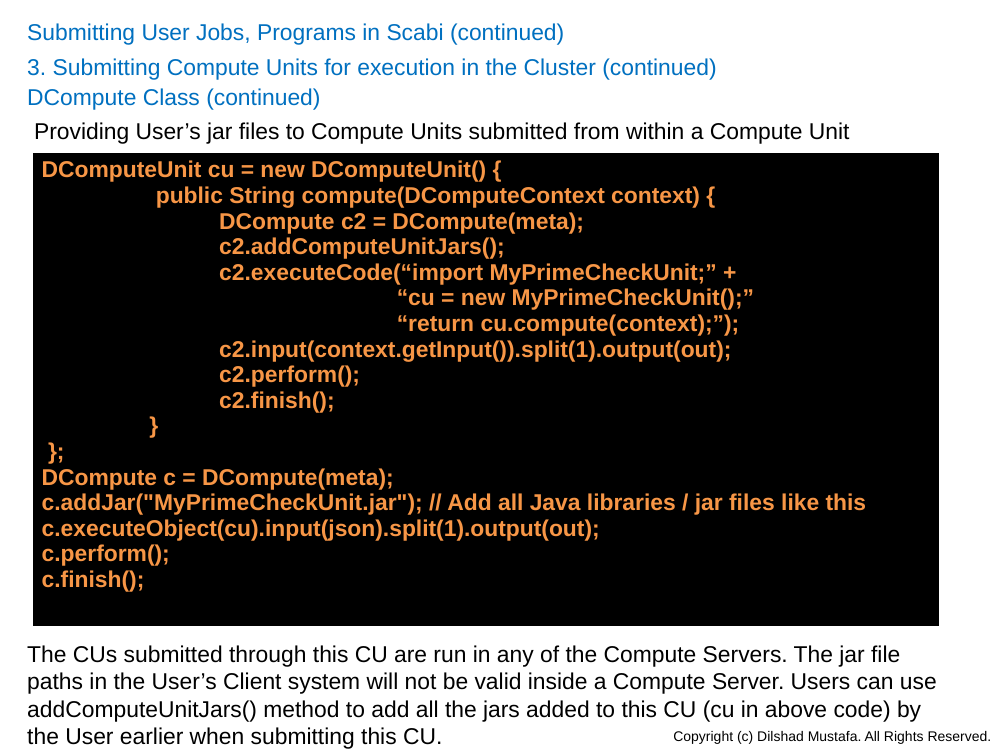
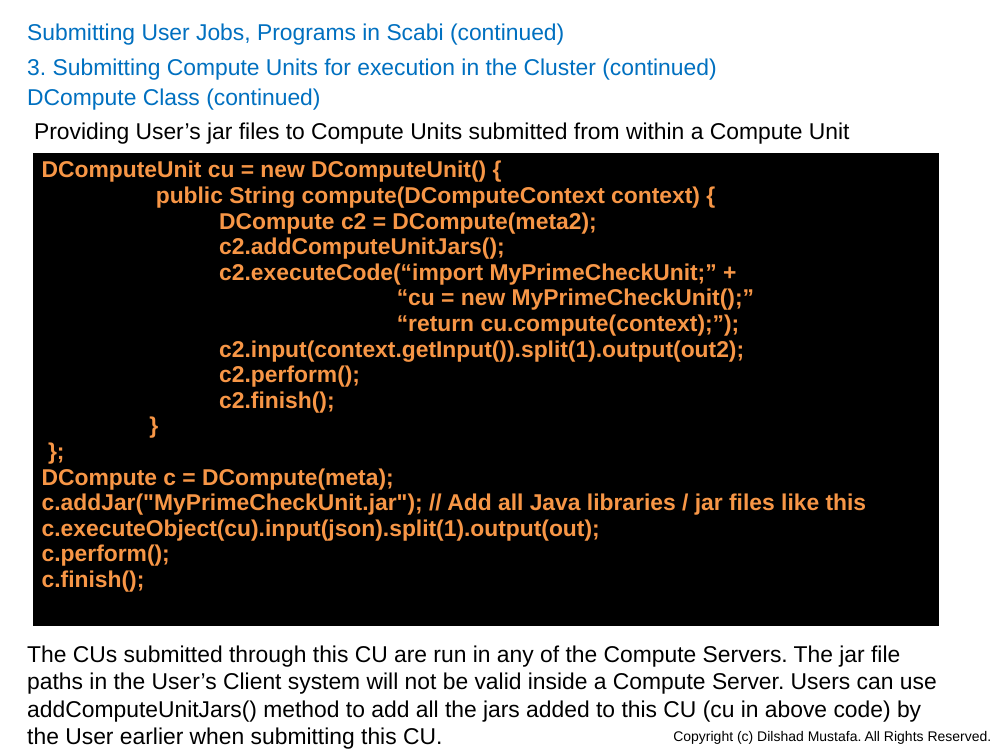
Before and after one commit to dilshadmustafa/scabi, a slide deck: slide 24 of Documentation/Scabi.pptx. Drawn at 1008x756 pixels with LibreOffice and Linux fonts; fonts in the diff are those of the drawing. Boxes give left, top, right and bottom in pixels: in the first picture for what was removed or moved away, otherwise in the second. Text is boxed around its words. In the diff, an @@ line names an element or a change of style, - is before the commit and + after.

```diff
--- a/Documentation/Scabi.pptx
+++ b/Documentation/Scabi.pptx
@@ table at [33, 153, 940, 628] @@
@@ row 1, column 1: "DComputeUnit cu = new DComputeUnit() { / public String compute(DComputeContext context) { / DCompute c2 = DCompute(meta); / c2.addComputeUnitJars(); / c2.executeCode(“import MyPrimeCheckUnit;” + / “cu = new MyPrimeCheckUnit();” / “return cu.compute(context);”); / c2.input(context.getInput()).split(1).output(out); / c2.perform(); / c2.finish(); / } / }; / DCompute c = DCompute(meta); / c.addJar("MyPrimeCheckUnit.jar"); // Add all Java libraries / jar files like this / c.executeObject(cu).input(json).split(1).output(out); / c.perform(); / c.finish();" to "DComputeUnit cu = new DComputeUnit() { / public String compute(DComputeContext context) { / DCompute c2 = DCompute(meta2); / c2.addComputeUnitJars(); / c2.executeCode(“import MyPrimeCheckUnit;” + / “cu = new MyPrimeCheckUnit();” / “return cu.compute(context);”); / c2.input(context.getInput()).split(1).output(out2); / c2.perform(); / c2.finish(); / } / }; / DCompute c = DCompute(meta); / c.addJar("MyPrimeCheckUnit.jar"); // Add all Java libraries / jar files like this / c.executeObject(cu).input(json).split(1).output(out); / c.perform(); / c.finish();" @@
```
Also in this commit, not shown: 10 other slides changed.
